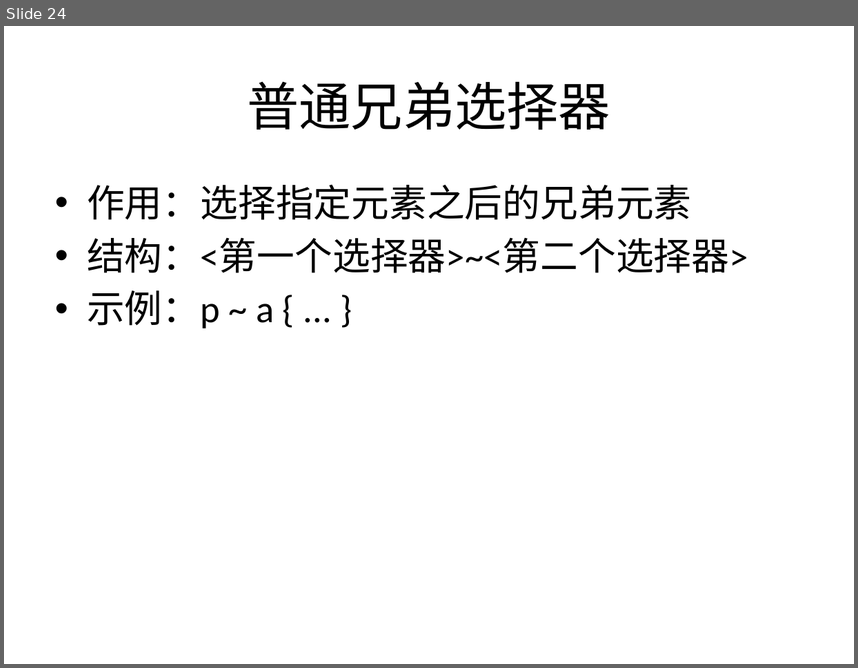
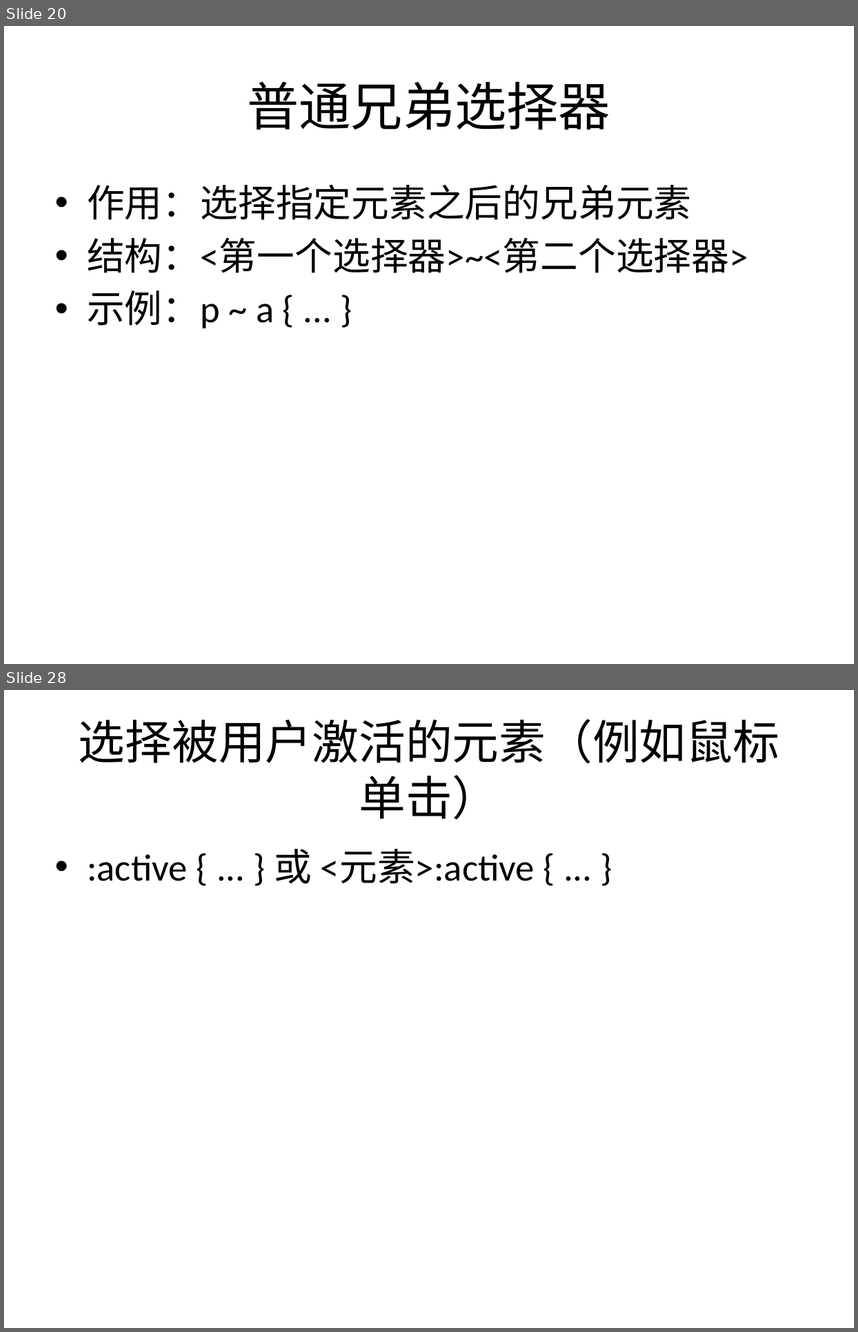
Before and after one commit to sans123wx/class, a slide deck: 网页设计与制作/课件/4/css选择器.pptx. Shown one above the other, each under a label of ours: slide 24 before the commit, slides 20 and 28 after it; the slides between them are not shown. The pictures are 858x668 and 858x1332 pixels, drawn with LibreOffice and Linux fonts; fonts in the diff are those of the drawing. Boxes give left, top, right and bottom in pixels: in the first picture for what was removed or moved away, otherwise in the second. Text is boxed around its words. In the diff, an @@ line names an element or a change of style, - is before the commit and + after.

```diff
--- a/网页设计与制作/课件/4/css选择器.pptx
+++ b/网页设计与制作/课件/4/css选择器.pptx
@@ slide 28 added at bbox=[4, 690, 854, 1328], background #FFFFFF @@
@@ title added at bbox=[79, 719, 780, 820], 39.6 pt, text #000000 @@
+选择被用户激活的元素（例如鼠标单击）
@@ text added at bbox=[87, 849, 535, 884], 32 pt, text #000000 @@
+• :active { ... } 或 <元素>:active { ... }
@@ what was slide 24 is now slide 20 @@
```
Also in this commit, not shown: 9 other slides added, 4 slides removed, 20 other files.
